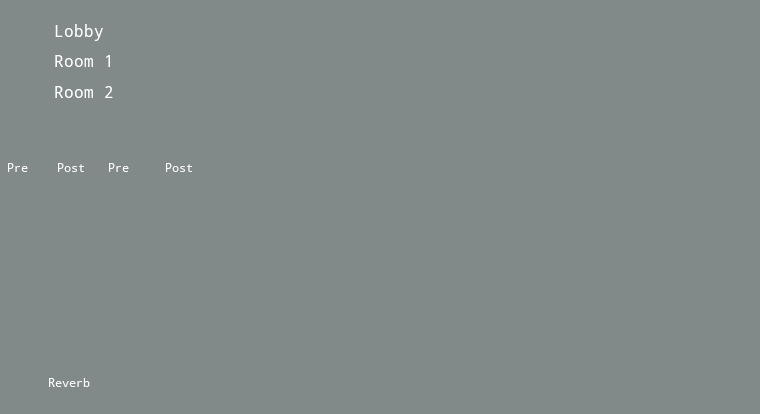
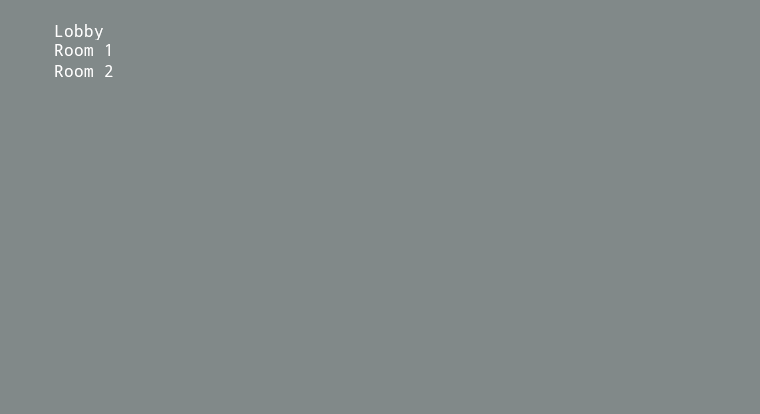
Revision of a layered (760, 414) image; what changed, layer by layer:
painted on "Background" over [8, 40, 192, 387]
